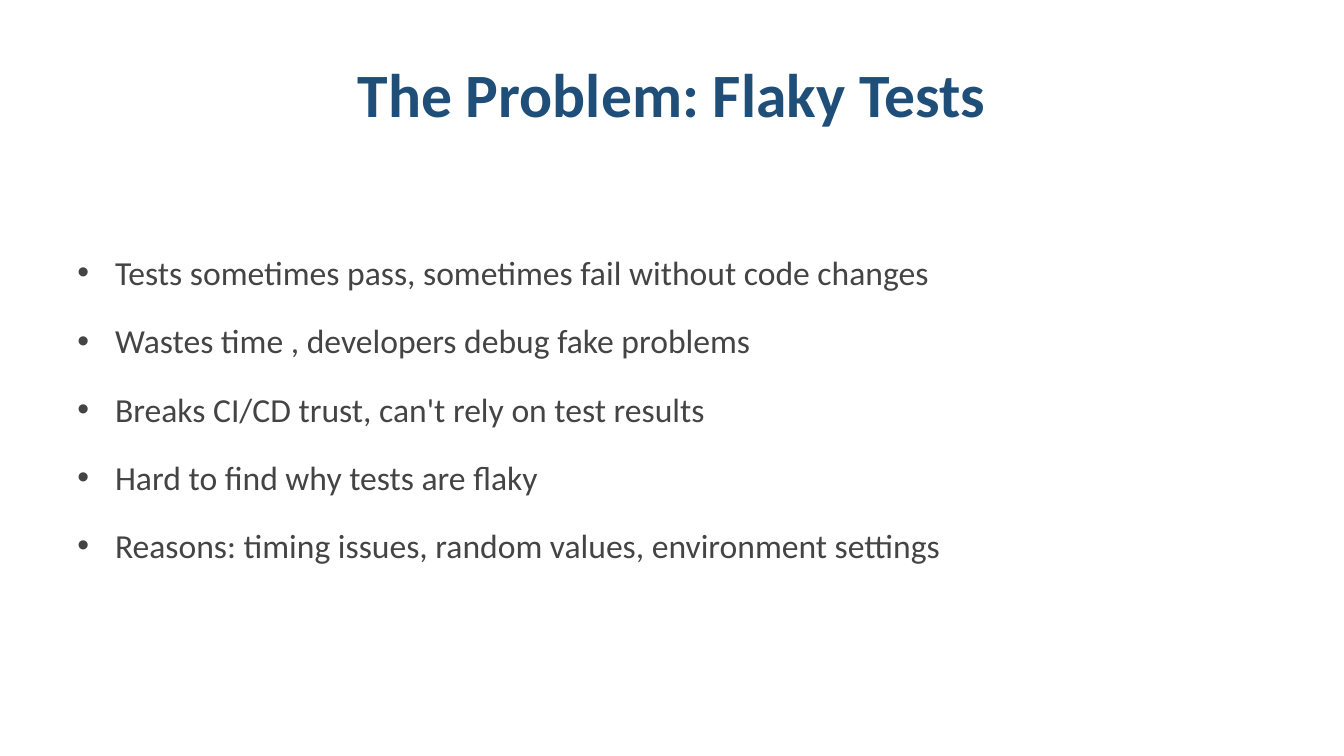
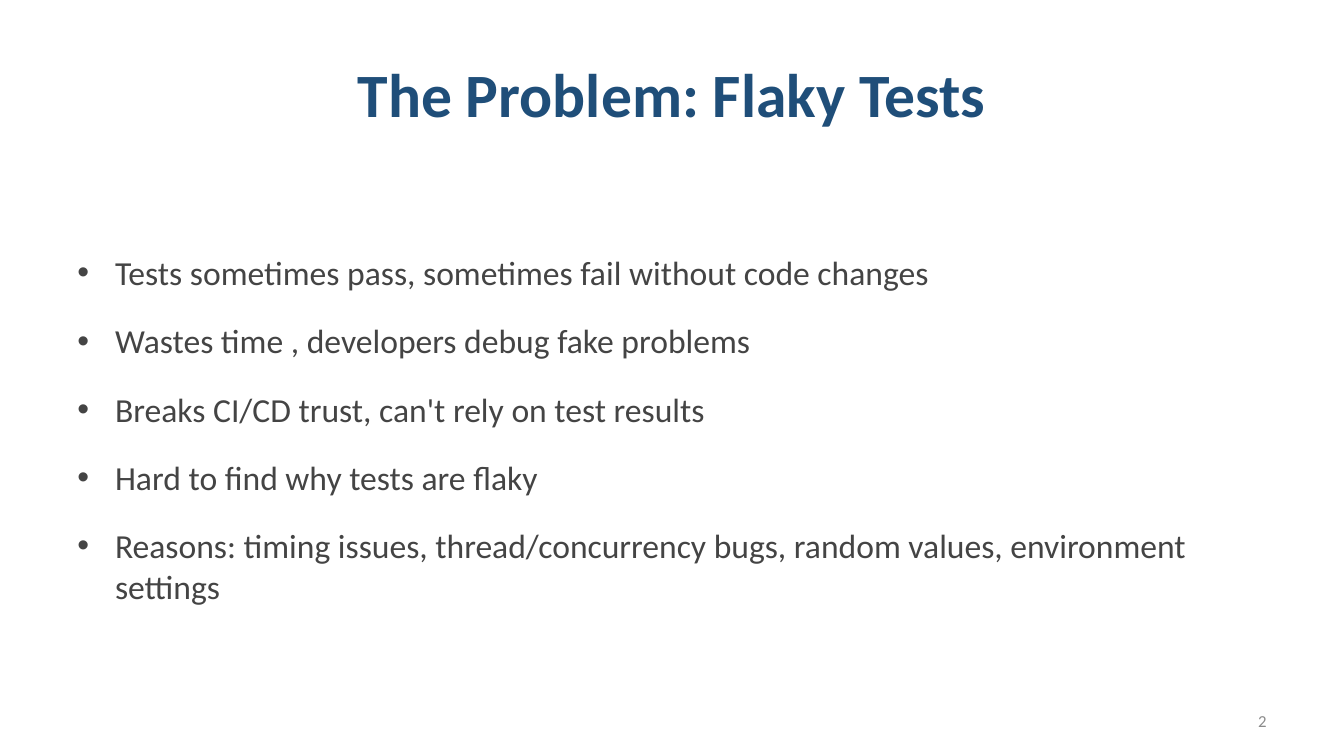
Before and after one commit to UniqueSwagger/FlakeHound-, a slide deck: slide 2 of FlakeHound_Presentation_Final.pptx. Drawn at 1344x756 pixels with LibreOffice and Linux fonts; fonts in the diff are those of the drawing. Boxes give left, top, right and bottom in pixels: in the first picture for what was removed or moved away, otherwise in the second. Text is boxed around its words. In the diff, an @@ line names an element or a change of style, - is before the commit and + after.

```diff
--- a/FlakeHound_Presentation_Final.pptx
+++ b/FlakeHound_Presentation_Final.pptx
@@ text at bbox=[115, 534, 1185, 605]: text changed @@
-• Reasons: timing issues, random values, environment settings
+• Reasons: timing issues, thread/concurrency bugs, random values, environment settings
@@ page number added at bbox=[1258, 716, 1266, 727], 12 pt, text #8C8C8C @@
+2
```
Also in this commit, not shown: 6 other slides changed, 3 slides added, 6 slides removed, 8 other files.
